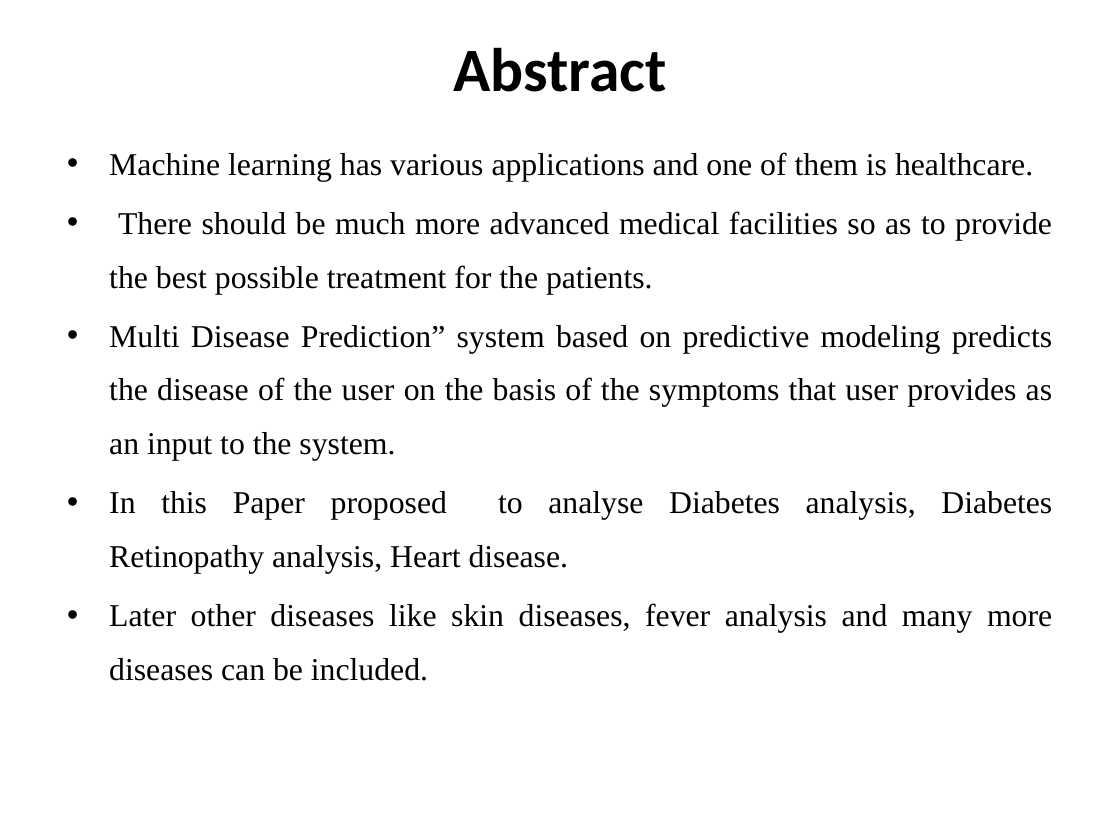
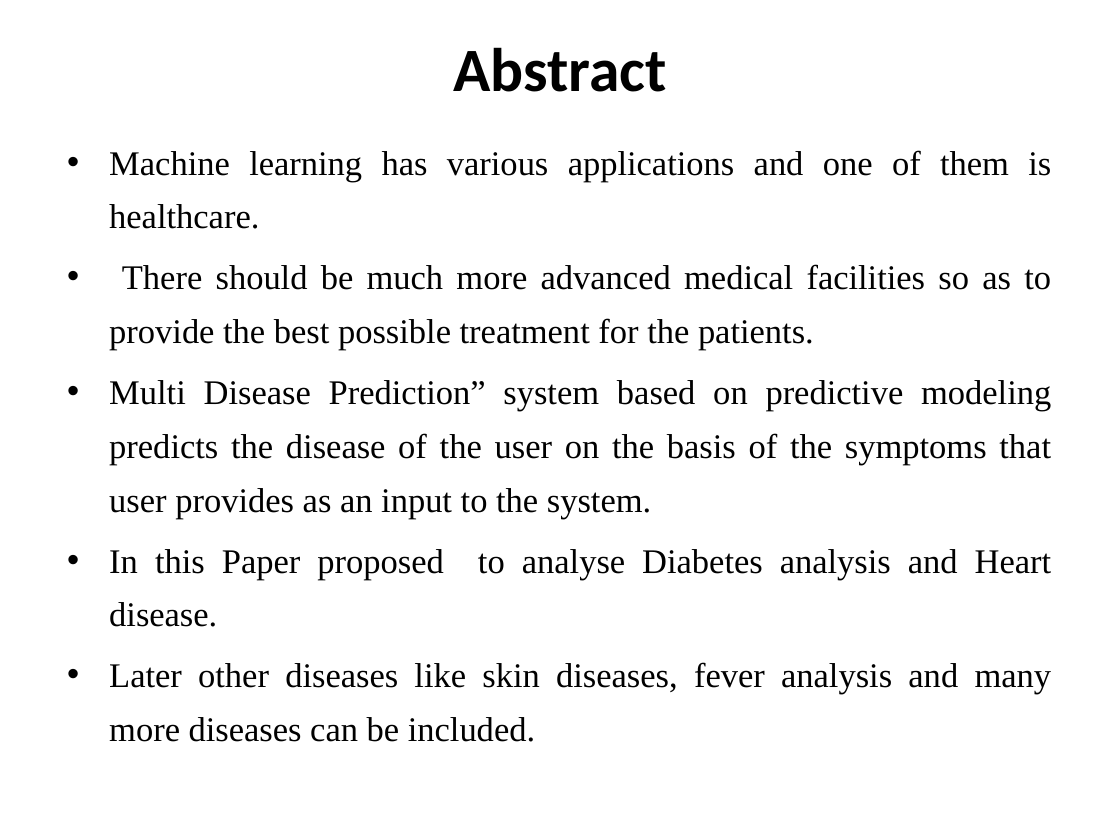
Before and after one commit to VarunKrishnanV/multi-disease-prediciton, a slide deck: slide 2 of others/ppt/finalPPT.pptx. Drawn at 1120x840 pixels with LibreOffice and Linux fonts; fonts in the diff are those of the drawing. Boxes give left, top, right and bottom in pixels: in the first picture for what was removed or moved away, otherwise in the second. Text is boxed around its words. In the diff, an @@ line names an element or a change of style, - is before the commit and + after.

```diff
--- a/others/ppt/finalPPT.pptx
+++ b/others/ppt/finalPPT.pptx
@@ text at [109,150,1052,742]: size 20.4 to 22.2 pt in "Machine learning has various applications and one ...", "There should be much more advanced medical ...", "Multi Disease Prediction” system based on predictive ...", "Later other diseases like skin diseases, fever ..."; line spacing 1.4 to 1.3 @@
@@ text at [109,549,1052,627]: text changed; size 20.4 to 22.2 pt @@
-• In this Paper proposed to analyse Diabetes analysis, Diabetes Retinopathy analysis, Heart disease.
+• In this Paper proposed to analyse Diabetes analysis and Heart disease.
```
Also in this commit, not shown: 4 other slides changed, 3 slides added, 5 slides removed, 14 other files.
